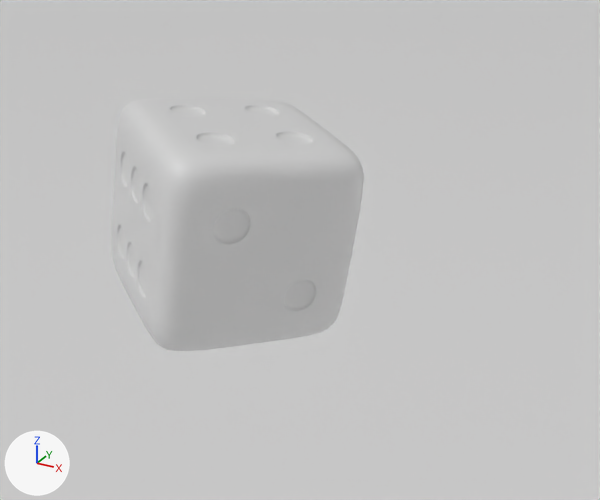
The COLLADA model public/scene/cube-one.dae: old version first, new version second.
Before and after are seen from a camera (50 mm lens) standing at (4.6, -0.7, 11.1) and looking at (-1.6, 10.6, 5.4). Arrows for +X, +Y and +Z are at lower left; the lights stay in place. Where no turn or scale is listed for an object, it has been applied to the vertices.
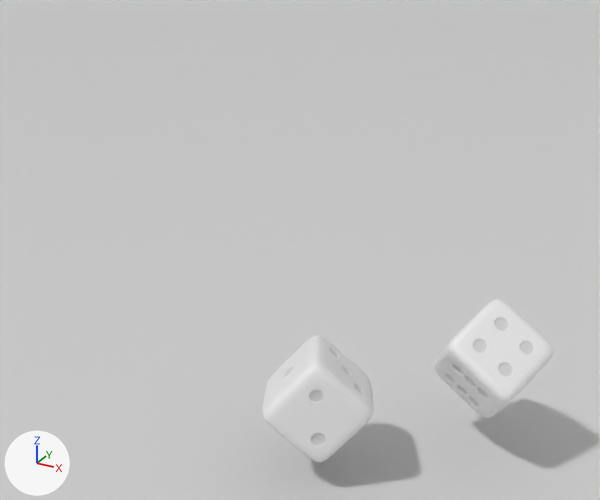
The change in detail:
Material 'Material' (mat_material) changes colour from light grey #d1d1d1 to white #e7e7e7; in linear values from (0.64, 0.64, 0.64) to (0.8, 0.8, 0.8).
Mesh me_cube_001 is new.
It has 6434 vertices, 12864 faces and spans x -1.0..1.0, y -1.0..1.0, z -1.0..1.0.
Faces by material slot: [9504, 3360].
It uses material mat_material (white #e7e7e7).
It uses material mat_material_001 (light grey #d1d1d1).
Object 'Cube2' (ob_cube2) is deleted.
Object 'Cube_001' (ob_cube_001) is new; it shows me_cube_001.
Its location is (-2.54, 13.06, 0.76).
Its rotation in degrees is (-7.9, -47, 33).
Its scale is (0.9, 0.9, 0.9).
Object 'Cube' (ob_cube) is new; it shows me_cube_001.
Its location is (0.56, 15.55, 1.32).
Its rotation in degrees is (51, 48, 125).
Its scale is (0.9, 0.9, 0.9).

Boxes [x1, y1, x2, y2] around the edits, measured in the pictures (600 x 500 px):
'Cube2', deleted: before [112, 98, 364, 351]
    faces in mat_material (light grey #d1d1d1): [112, 98, 364, 351]
    faces in mat_material_001 (light grey #d1d1d1): [117, 106, 316, 310]
'Cube_001', added: after [262, 335, 373, 462]
    faces in mat_material (white #e7e7e7): [262, 335, 373, 462]
    faces in mat_material_001 (light grey #d1d1d1): [283, 348, 364, 446]
'Cube', added: after [434, 299, 554, 418]
    faces in mat_material (white #e7e7e7): [434, 299, 554, 418]
    faces in mat_material_001 (light grey #d1d1d1): [445, 317, 534, 407]
